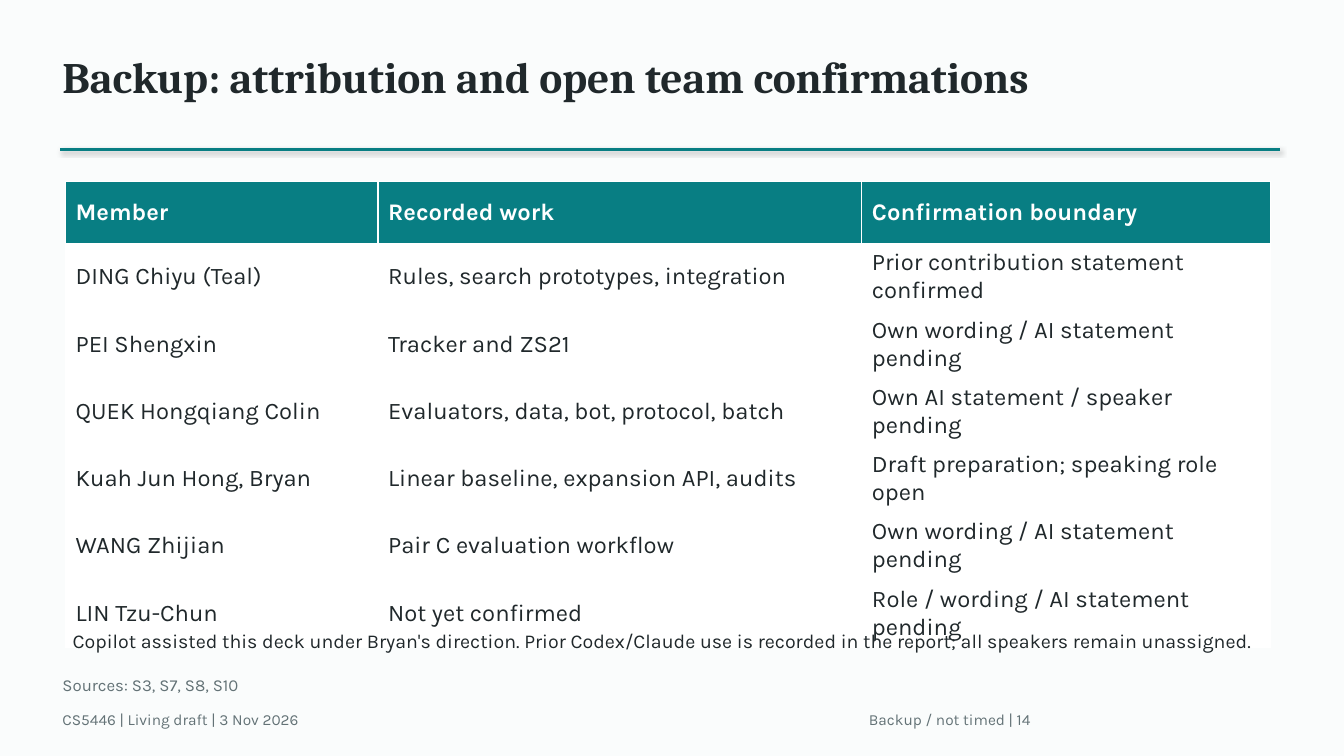
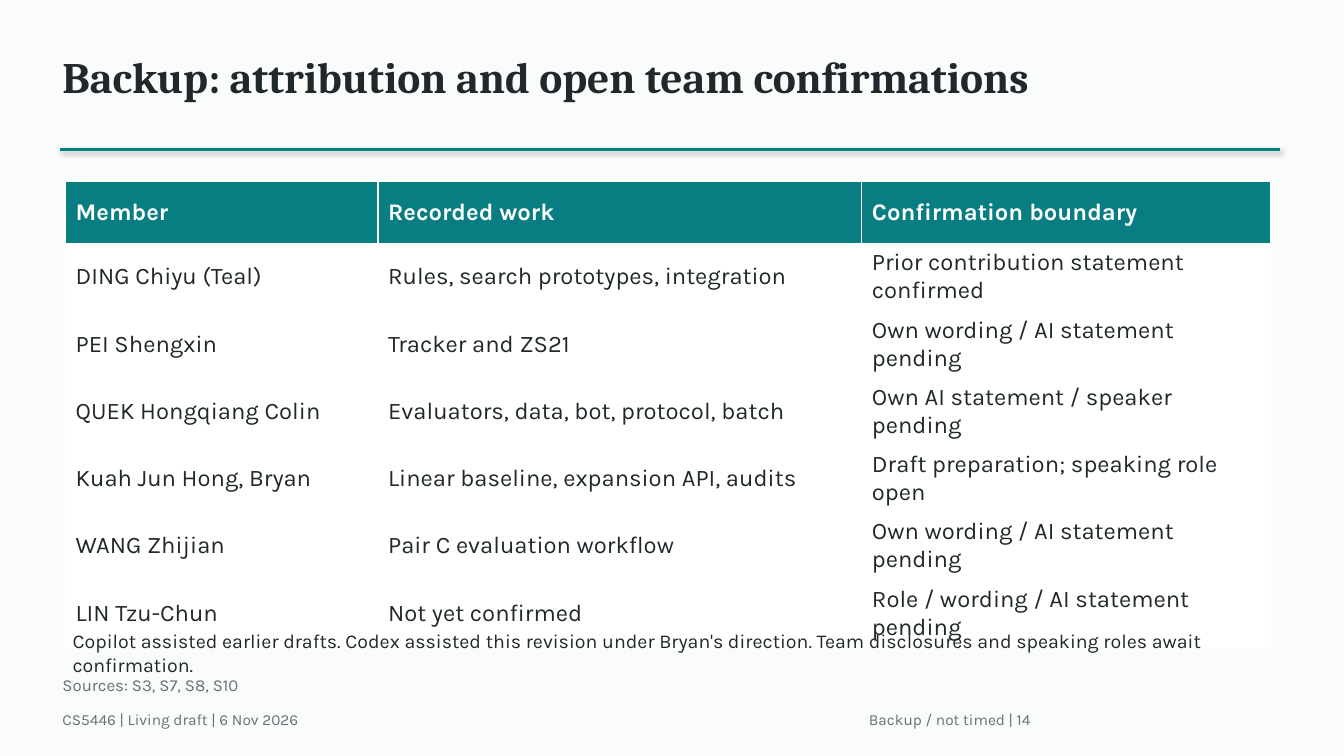
Before and after one commit to Mr-Teal/CS5446_project, a slide deck: slide 14 of docs/drafts/presentation-draft.pptx. Drawn at 1344x756 pixels with LibreOffice and Linux fonts; fonts in the diff are those of the drawing. Boxes give left, top, right and bottom in pixels: in the first picture for what was removed or moved away, otherwise in the second. Text is boxed around its words. In the diff, an @@ line names an element or a change of style, - is before the commit and + after.

Commit message:
docs: refresh presentation narrative and evidence status
Clarify the opening, search explanation and conclusion. Distinguish the archived one-ply evaluator batch from author-reported full-agent arms and the pending learned-leaf full-search comparison. Refresh merged/open integration status as checked on 6 November.

Synchronize the editable deck, PDF preview and Markdown/Word plan. Preserve 12 core slides plus four backups, result values and slide geometry. Correct chart axis identifiers and align its numeric cache with the unchanged embedded workbook.

Validation: rendered slide and Word-page review, 16-slide structure, native chart/workbook references, package/layout checks and unchanged result-slide text. No new training, matches, rehearsal or Q&A preparation. Report artifacts remain unchanged and PR33 remains a draft.

Prepared with Codex assistance under Bryan's direction.

```diff
--- a/docs/drafts/presentation-draft.pptx
+++ b/docs/drafts/presentation-draft.pptx
@@ text at [73, 630, 1201, 673]: text changed @@
-Copilot assisted this deck under Bryan's direction. Prior Codex/Claude use is recorded in the report; all speakers remain unassigned.
+Copilot assisted earlier drafts. Codex assisted this revision under Bryan's direction. Team disclosures and speaking roles await confirmation.
@@ text at [62, 714, 298, 729]: text changed @@
-CS5446 | Living draft | 3 Nov 2026
+CS5446 | Living draft | 6 Nov 2026
```
Also in this commit, not shown: 15 other slides changed, 3 other files.
